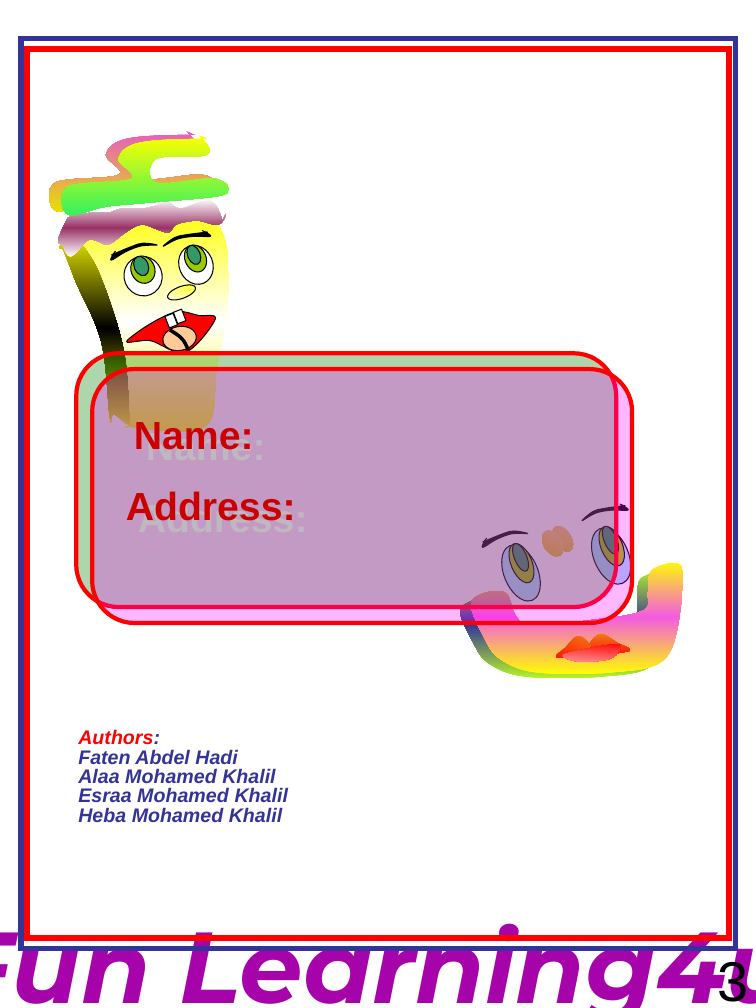
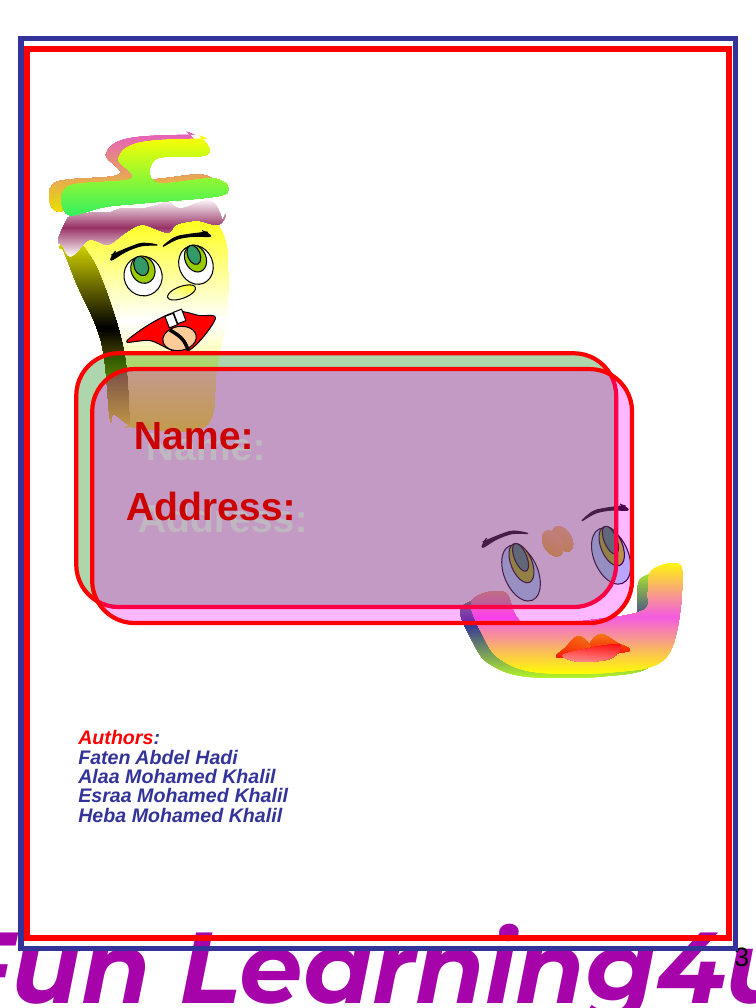
Before and after one commit to mmkhalil2002/AI, a slide deck: slide 3 of funlearning4u/nonAI/books/arabic-book1-v11-2-long.ppt. Drawn at 756x1008 pixels with LibreOffice and Linux fonts; fonts in the diff are those of the drawing. Boxes give left, top, right and bottom in pixels: in the first picture for what was removed or moved away, otherwise in the second. Text is boxed around its words. In the diff, an @@ line names an element or a change of style, - is before the commit and + after.

```diff
--- a/funlearning4u/nonAI/books/arabic-book1-v11-2-long.ppt
+++ b/funlearning4u/nonAI/books/arabic-book1-v11-2-long.ppt
@@ page number at (734, 945, 749, 971): size 40 to 19 pt; line spacing 1 to 0.8 @@
```
Also in this commit, not shown: 27 other slides changed, 2 slides removed, 49 other files.
